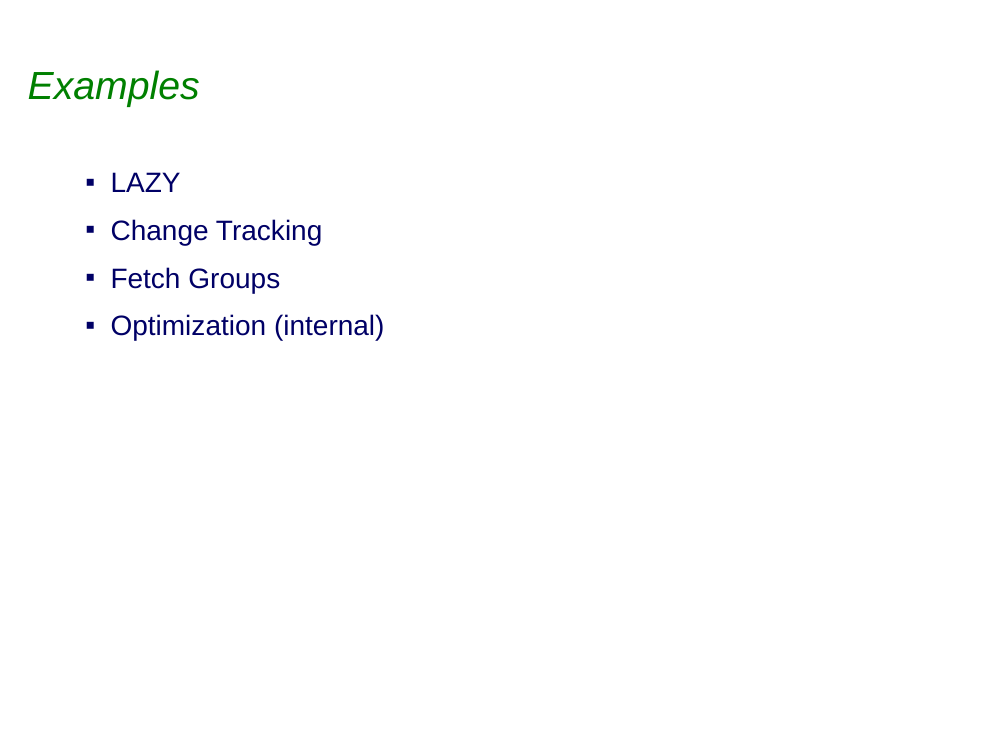
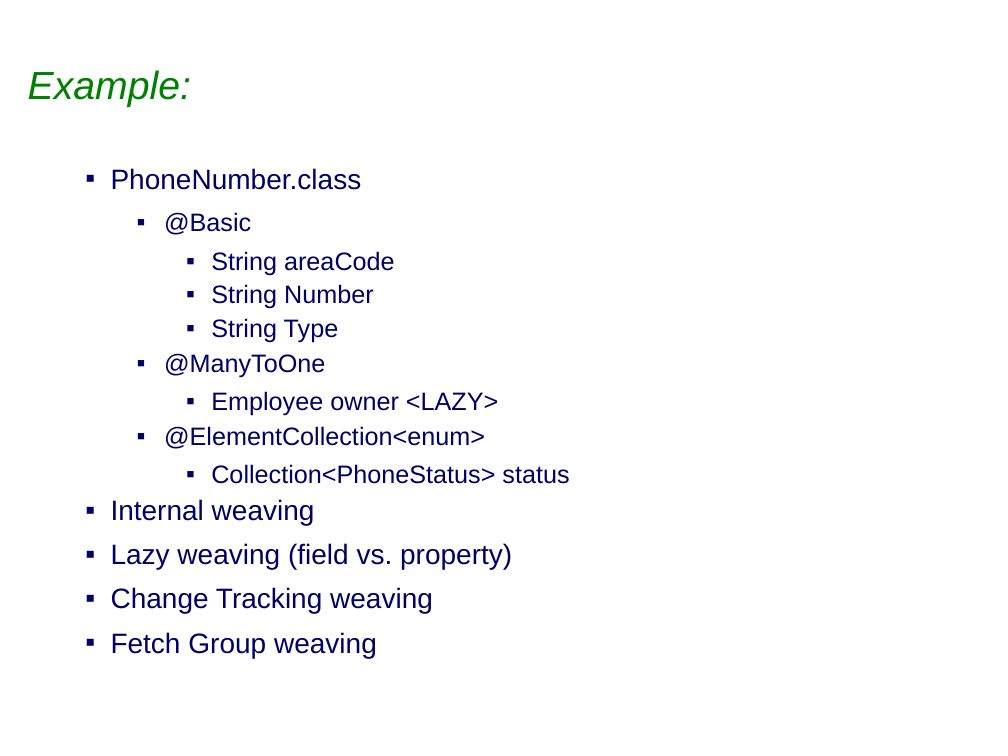
Before and after one commit to sabineheider/incubator, a slide deck: slide 6 of summit-2010/EclipseLink-Weaving.ppt. Drawn at 1008x756 pixels with LibreOffice and Linux fonts; fonts in the diff are those of the drawing; background and template pictures are left out. Boxes give left, top, right and bottom in pixels: in the first picture for what was removed or moved away, otherwise in the second. Text is boxed around its words. In the diff, an @@ line names an element or a change of style, - is before the commit and + after.

Commit message:
Updates to Testing and Weaving, addition of weaving example

```diff
--- a/summit-2010/EclipseLink-Weaving.ppt
+++ b/summit-2010/EclipseLink-Weaving.ppt
@@ title at bbox=[28, 70, 191, 107]: text changed @@
-Examples
+Example:
@@ text at bbox=[111, 168, 569, 658]: text changed; size 20 to 18 pt @@
-▪ LAZY
-▪ Change Tracking
-▪ Fetch Groups
-▪ Optimization (internal)
+▪ PhoneNumber.class
+  ▪ @Basic
+    ▪ String areaCode
+    ▪ String Number
+    ▪ String Type
+  ▪ @ManyToOne
+    ▪ Employee owner <LAZY>
+  ▪ @ElementCollection<enum>
+    ▪ Collection<PhoneStatus> status
+▪ Internal weaving
+▪ Lazy weaving (field vs. property)
+▪ Change Tracking weaving
+▪ Fetch Group weaving
```
Also in this commit, not shown: 2 other slides changed, 9 other files.
